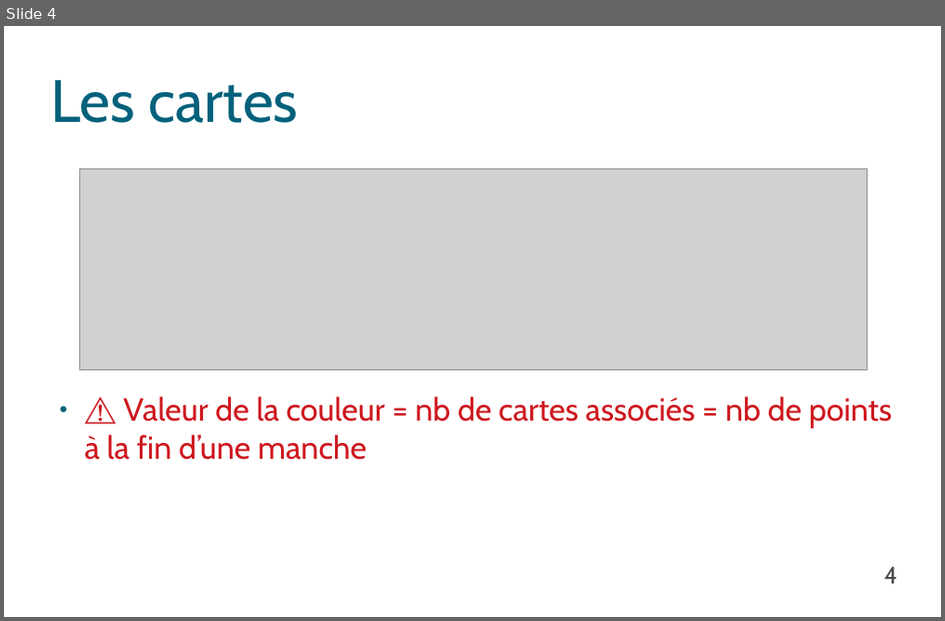
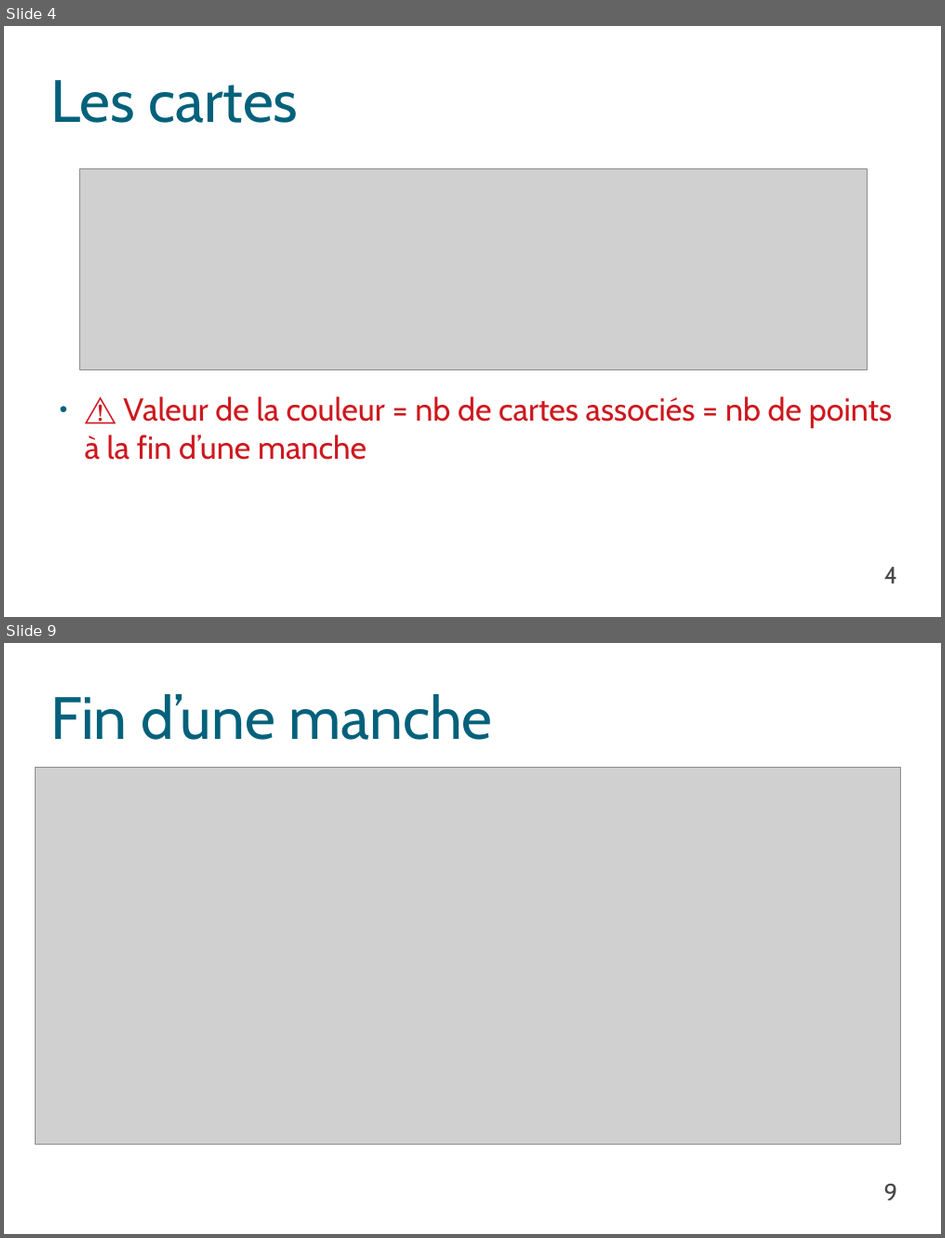
Before and after one commit to Triw-12/hanamikoji_solve, a slide deck: diaporama/Règles.odp. Shown one above the other, each under a label of ours: slide 4 before the commit, slides 4 and 9 after it; the slides between them are not shown. The pictures are 945x621 and 945x1238 pixels, drawn with LibreOffice and Linux fonts; fonts in the diff are those of the drawing; grey boxes stand for pictures; background and template pictures are left out. Boxes give left, top, right and bottom in pixels: in the first picture for what was removed or moved away, otherwise in the second. Text is boxed around its words. In the diff, an @@ line names an element or a change of style, - is before the commit and + after.

```diff
--- a/diaporama/Règles.odp
+++ b/diaporama/Règles.odp
@@ slide 9 added at (4,643,941,1234), background picture (left out) @@
@@ title added at (50,694,492,740), 60 pt, text #04617B @@
+Fin d’une manche
@@ picture added at (36,767,901,1144) @@
@@ page number added at (885,1183,899,1200), 24 pt, text #484848 @@
+9
```
Also in this commit, not shown: 5 slides changed, 1 other slide added, 1 other file.
